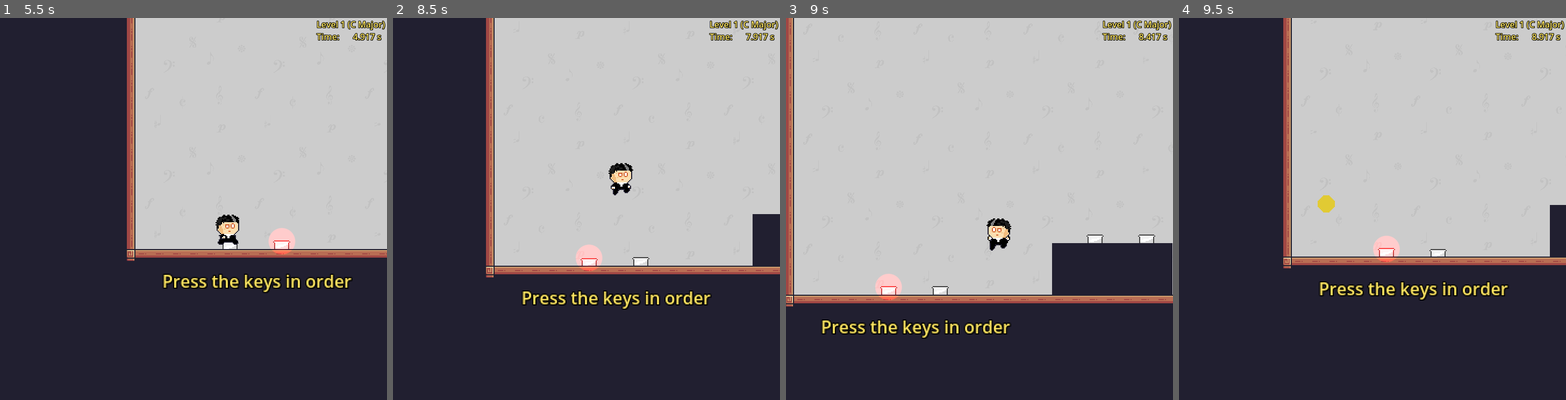
Above: before the commit, frames 1-4 (left to right).
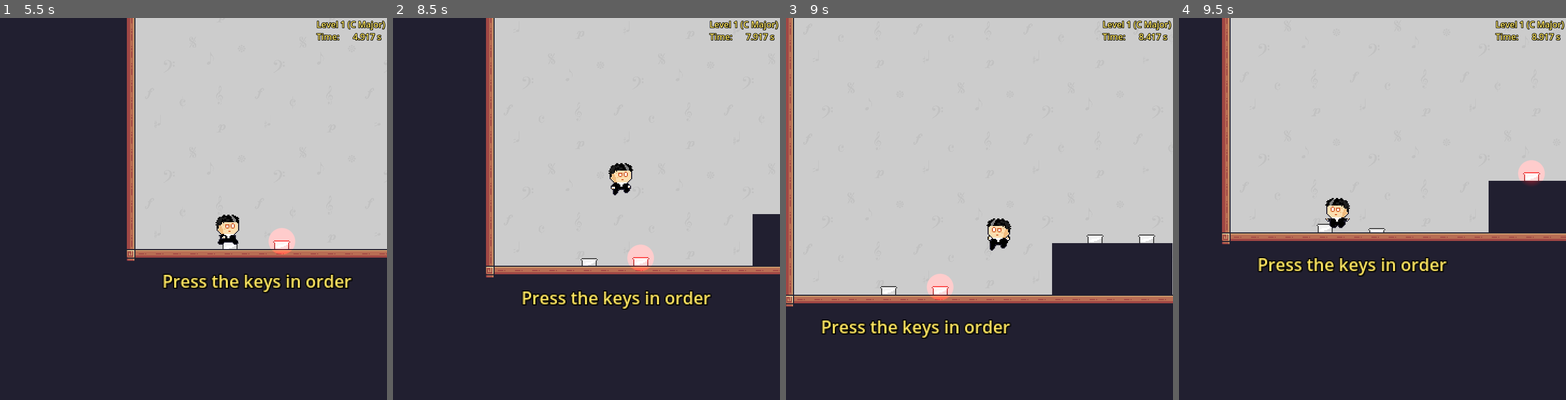
Above: after the commit, the same moments.

Repository: PascalGilbraith/Scale
Game: Godot game, scene res://main_menu.tscn
Two runs of this game, one before a commit and one after it. Both use one fixed random seed, a clock stepped at 60 frames per second and the inputs below.
Inputs:
- Up to frame 1 (5.5 s): click "New Game" at 0.5 s; hold Right (ui_right) 1.28-2.78 s; tap Space (jump) at 1.52, 2.27, 3.77, 4.52, 5.27 s; hold Left (ui_left) 2.78-5.03 s; hold Right (ui_right) from 5.03 s (still down)
- Up to frame 2 (8.5 s): keep holding Right (ui_right); tap Space (jump) at 6.77, 7.52, 8.27 s
- Up to frame 3 (9 s): release Right (ui_right) at 8.78 s; hold Left (ui_left) from 8.78 s (still down)
- Up to frame 4 (9.5 s): keep holding Left (ui_left)

Frame 1 is identical in both runs. In frame 2, 0.6% of the frame differs, in the area x 47-68%, y 59-67%; in frame 3, 0.7%; in frame 4, 21%, in the area x 11-100%, y 0-74%.

Commit message:
Emergency last minute fix to button hitbox

Diff:
--- a/button.tscn
+++ b/button.tscn
@@ -158,13 +158,11 @@
 "speed": 20.0
 }]
 
-[sub_resource type="CapsuleShape2D" id="CapsuleShape2D_xtqxw"]
-radius = 3.0
-height = 10.0
-
-[sub_resource type="CapsuleShape2D" id="CapsuleShape2D_37o87"]
-radius = 4.0
-height = 12.0
+[sub_resource type="RectangleShape2D" id="RectangleShape2D_8h1ms"]
+size = Vector2(6.99996, 12)
+
+[sub_resource type="RectangleShape2D" id="RectangleShape2D_d70l3"]
+size = Vector2(6.99998, 12)
 
 [node name="Button" type="Node2D" node_paths=PackedStringArray("AudioPlayer", "Sprite", "Highlight") groups=["buttons"]]
 script = ExtResource("1_a8pru")
@@ -193,16 +191,17 @@
 position = Vector2(0, -2)
 
 [node name="CollisionShape2D" type="CollisionShape2D" parent="Press_Collider"]
-position = Vector2(0, 6)
+position = Vector2(3.57628e-07, 6.5)
 rotation = 1.5708
-shape = SubResource("CapsuleShape2D_xtqxw")
+shape = SubResource("RectangleShape2D_8h1ms")
 
 [node name="Release_Collider" type="Area2D" parent="."]
 
 [node name="CollisionShape2D" type="CollisionShape2D" parent="Release_Collider"]
-position = Vector2(0, 4)
+position = Vector2(-7.30555e-06, 4.49999)
 rotation = 1.5708
-shape = SubResource("CapsuleShape2D_37o87")
+scale = Vector2(1.05, 1.05)
+shape = SubResource("RectangleShape2D_d70l3")
 
 [connection signal="body_entered" from="Press_Collider" to="." method="_on_press_collider_body_entered"]
 [connection signal="body_exited" from="Release_Collider" to="." method="_on_release_collider_body_exited"]
